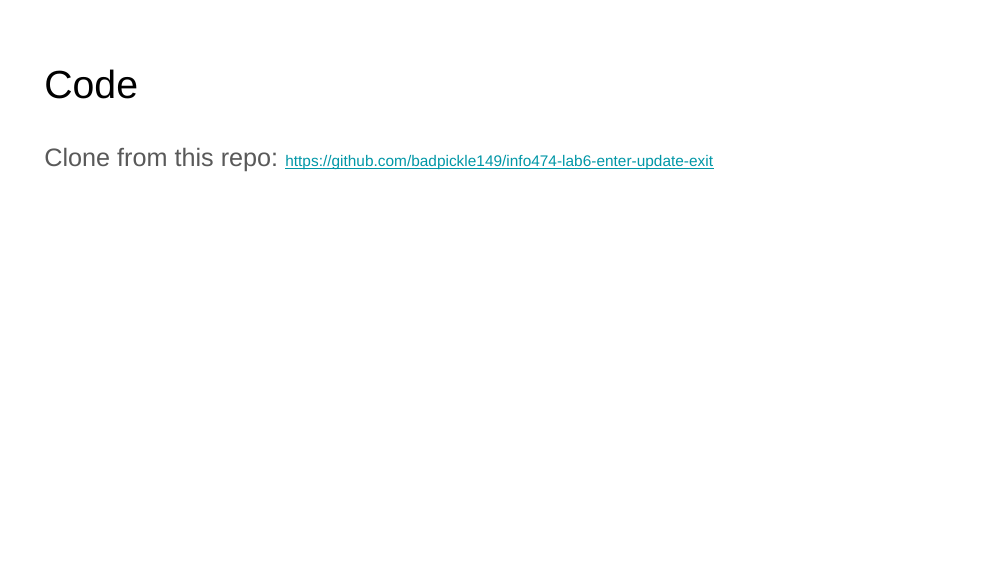
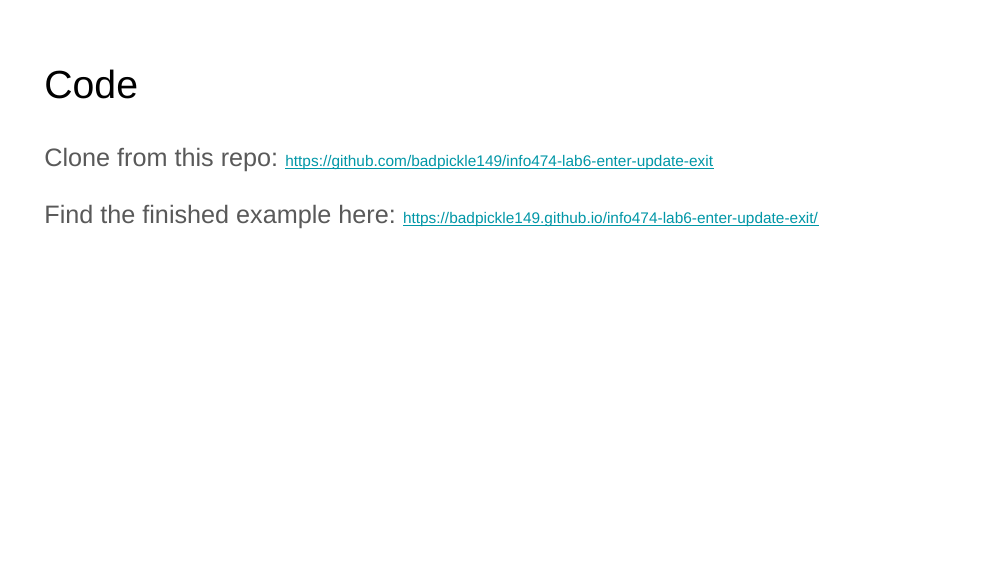
Before and after one commit to badpickle149/info474-enter-update-exit, a slide deck: slide 7 of INFO474 AU19 Lab 6.pptx. Drawn at 1008x567 pixels with LibreOffice and Linux fonts; fonts in the diff are those of the drawing. Boxes give left, top, right and bottom in pixels: in the first picture for what was removed or moved away, otherwise in the second. Text is boxed around its words. In the diff, an @@ line names an element or a change of style, - is before the commit and + after.

```diff
--- a/INFO474 AU19 Lab 6.pptx
+++ b/INFO474 AU19 Lab 6.pptx
@@ text at (x1=44, y1=204, x2=818, y2=228): paragraph added @@
+Find the finished example here: https://badpickle149.github.io/info474-lab6-enter-update-exit/
```
Also in this commit, not shown: 1 other slide changed, 1 slide added.
